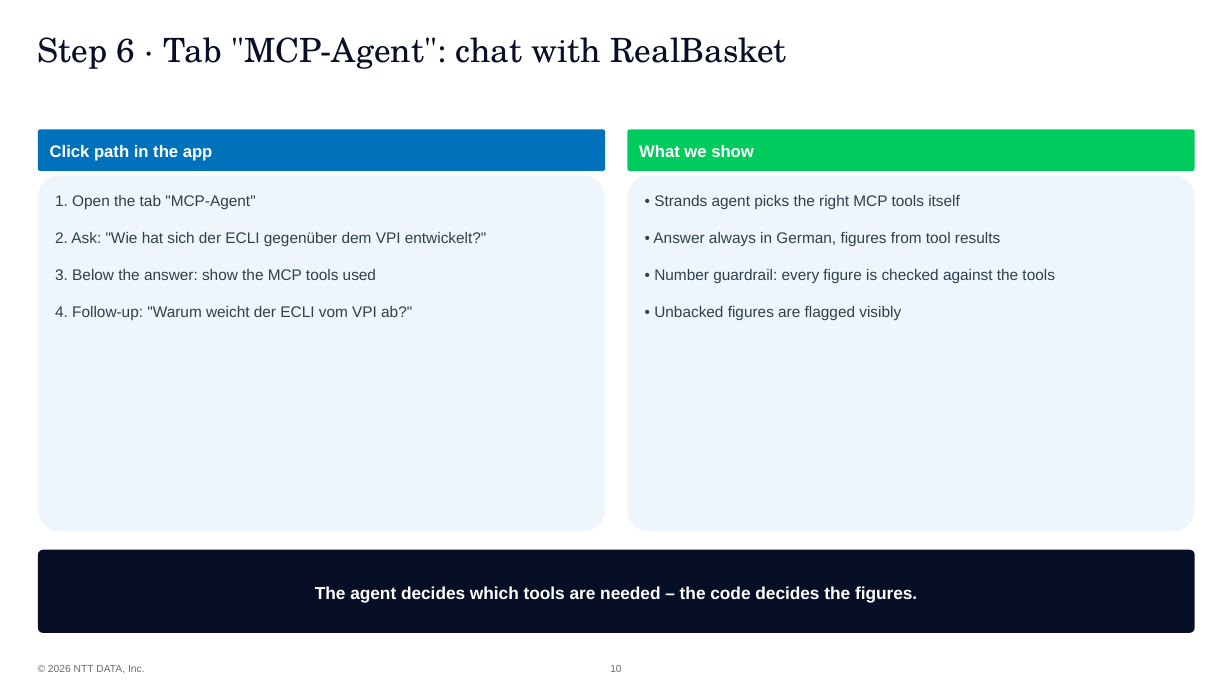
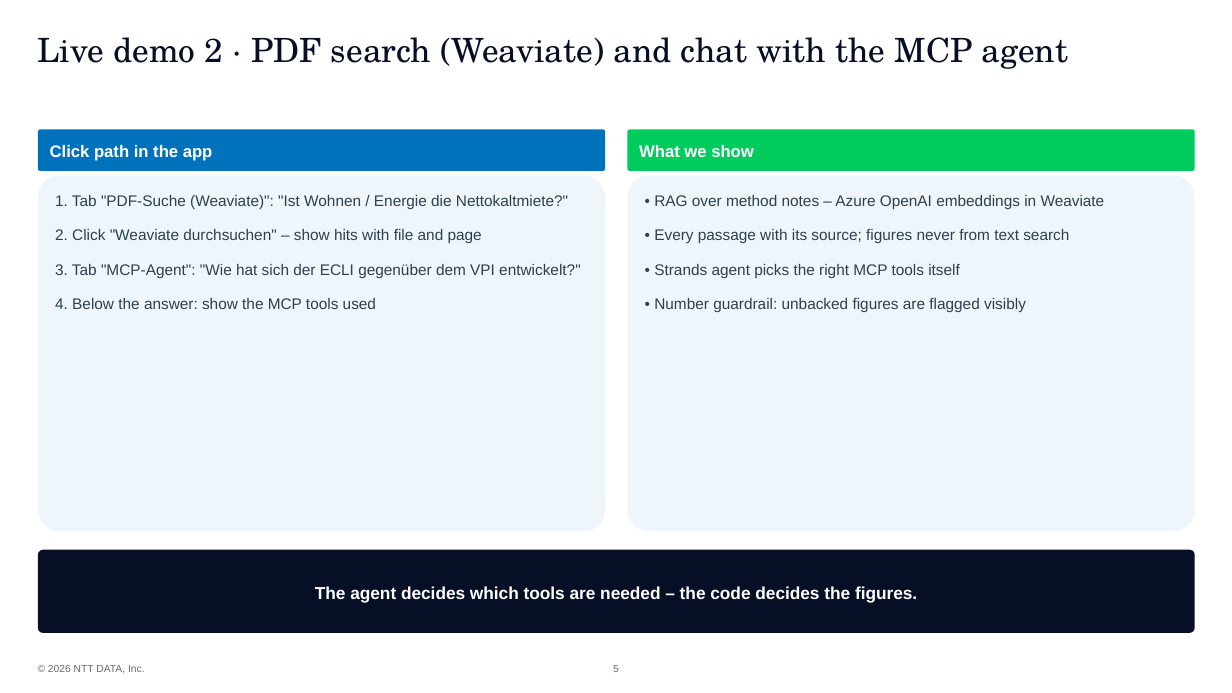
Before and after one commit to ValentinIliu1212/realBasket, a slide deck: slide 5 of hackathon/RealBasket_Hackathon_Demo_EN.pptx (slide 10 before the commit). Drawn at 1232x693 pixels with LibreOffice and Linux fonts; fonts in the diff are those of the drawing; background and template pictures are left out. Boxes give left, top, right and bottom in pixels: in the first picture for what was removed or moved away, otherwise in the second. Text is boxed around its words. In the diff, an @@ line names an element or a change of style, - is before the commit and + after.

```diff
--- a/hackathon/RealBasket_Hackathon_Demo_EN.pptx
+++ b/hackathon/RealBasket_Hackathon_Demo_EN.pptx
@@ title at (38,37,1068,69): text changed @@
-Step 6 · Tab "MCP-Agent": chat with RealBasket
+Live demo 2 · PDF search (Weaviate) and chat with the MCP agent
@@ text in rounded rectangle at (55,195,580,309): text changed @@
-1. Open the tab "MCP-Agent"
-2. Ask: "Wie hat sich der ECLI gegenüber dem VPI entwickelt?"
-3. Below the answer: show the MCP tools used
-4. Follow-up: "Warum weicht der ECLI vom VPI ab?"
+1. Tab "PDF-Suche (Weaviate)": "Ist Wohnen / Energie die Nettokaltmiete?"
+2. Click "Weaviate durchsuchen" – show hits with file and page
+3. Tab "MCP-Agent": "Wie hat sich der ECLI gegenüber dem VPI entwickelt?"
+4. Below the answer: show the MCP tools used
@@ text in rounded rectangle at (654,195,1105,243): paragraphs added @@
+• RAG over method notes – Azure OpenAI embeddings in Weaviate
+• Every passage with its source; figures never from text search
@@ text in rounded rectangle at (654,264,960,278): less space between paragraphs @@
@@ text in rounded rectangle at (654,298,1026,312): text changed @@
-• Answer always in German, figures from tool results
-• Number guardrail: every figure is checked against the tools
-• Unbacked figures are flagged visibly
+• Number guardrail: unbacked figures are flagged visibly
@@ page number at (613,665,619,672): text changed @@
-10
+5
```
Also in this commit, not shown: 3 other slides changed, 1 slide added, 6 slides removed, 3 other files.
